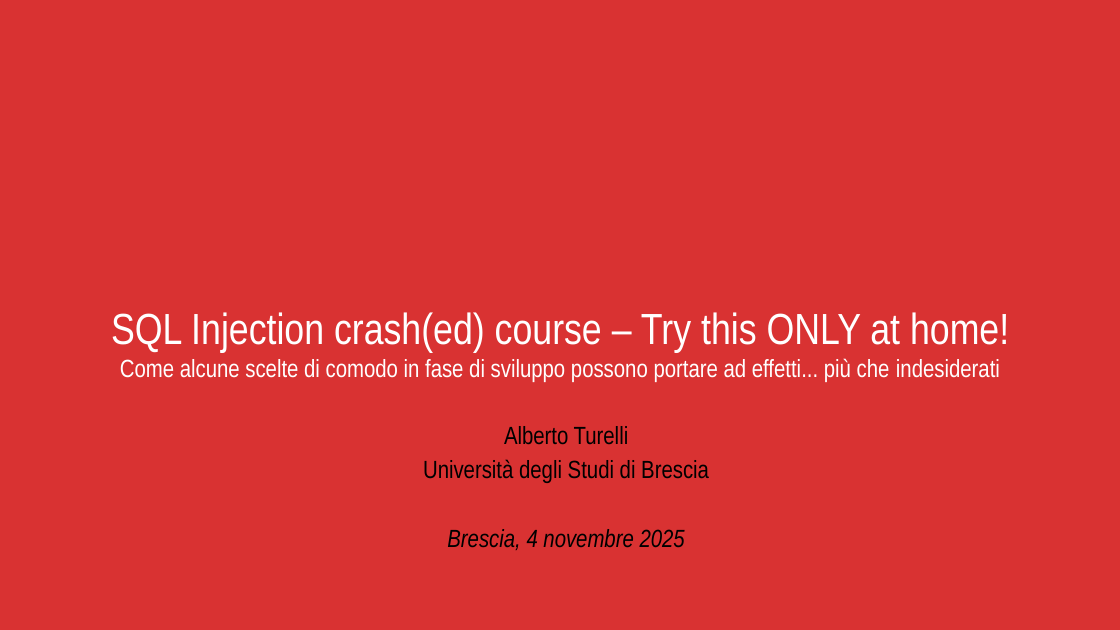
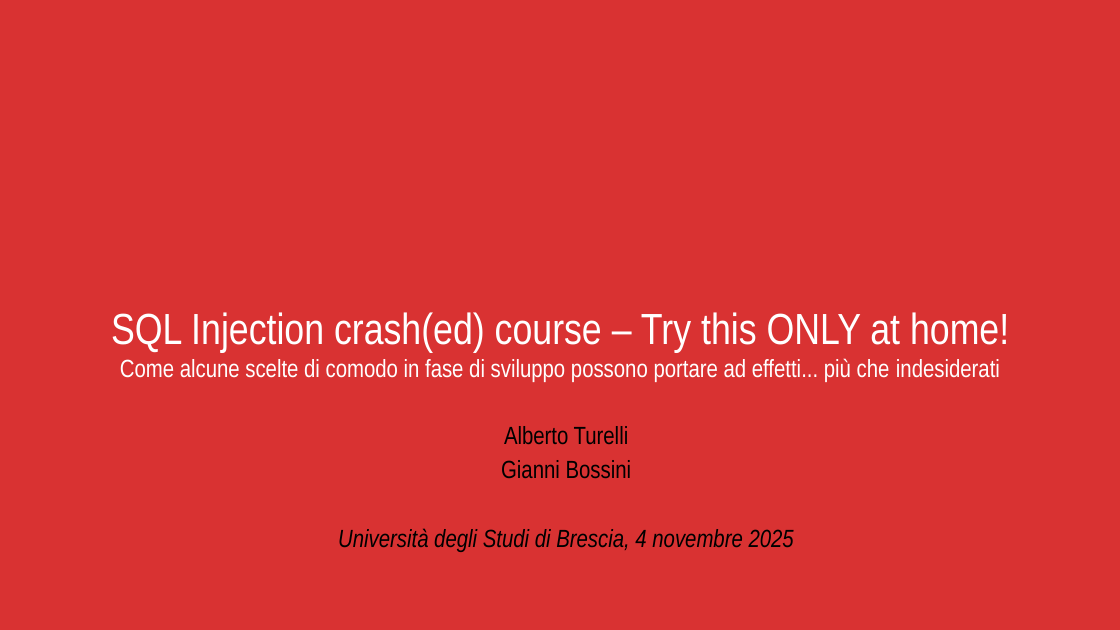
Before and after one commit to CodicePlastico/BibeCatalogue, a slide deck: slide 1 of 2025-11-04.UniBS - SQL Injection crash(ed) course.pptx. Drawn at 1120x630 pixels with LibreOffice and Linux fonts; fonts in the diff are those of the drawing; background and template pictures are left out. Boxes give left, top, right and bottom in pixels: in the first picture for what was removed or moved away, otherwise in the second. Text is boxed around its words. In the diff, an @@ line names an element or a change of style, - is before the commit and + after.

```diff
--- a/2025-11-04.UniBS - SQL Injection crash(ed) course.pptx
+++ b/2025-11-04.UniBS - SQL Injection crash(ed) course.pptx
@@ subtitle at (338, 460, 794, 552): text changed; italic on @@
-Università degli Studi di Brescia
-Brescia, 4 novembre 2025
+Gianni Bossini
+Università degli Studi di Brescia, 4 novembre 2025
```
Also in this commit, not shown: 5 other slides changed, 1 other file.
